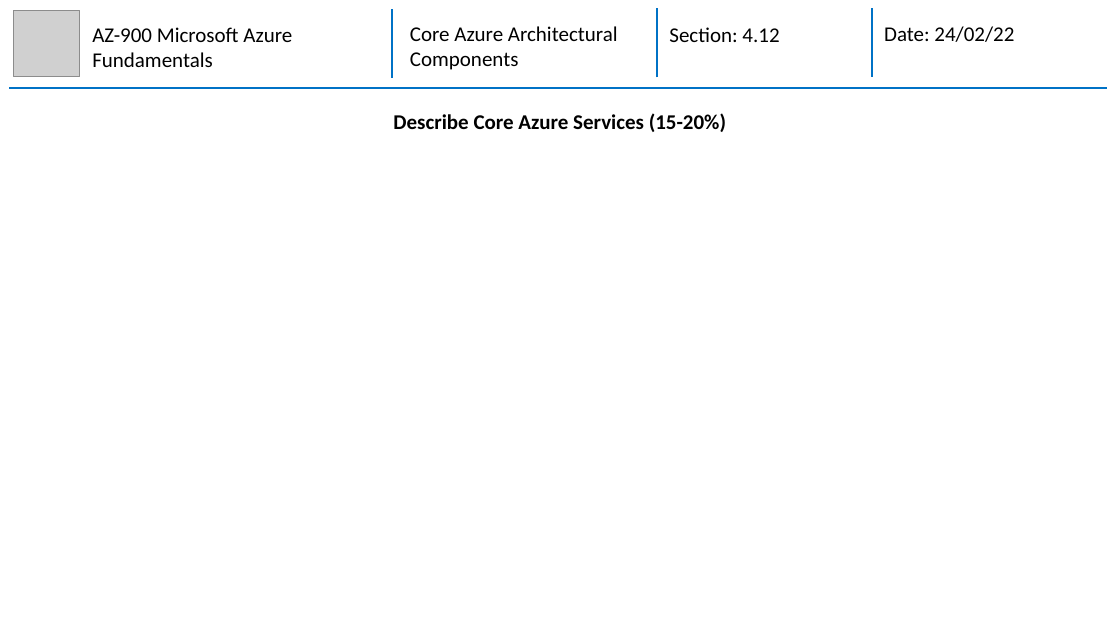
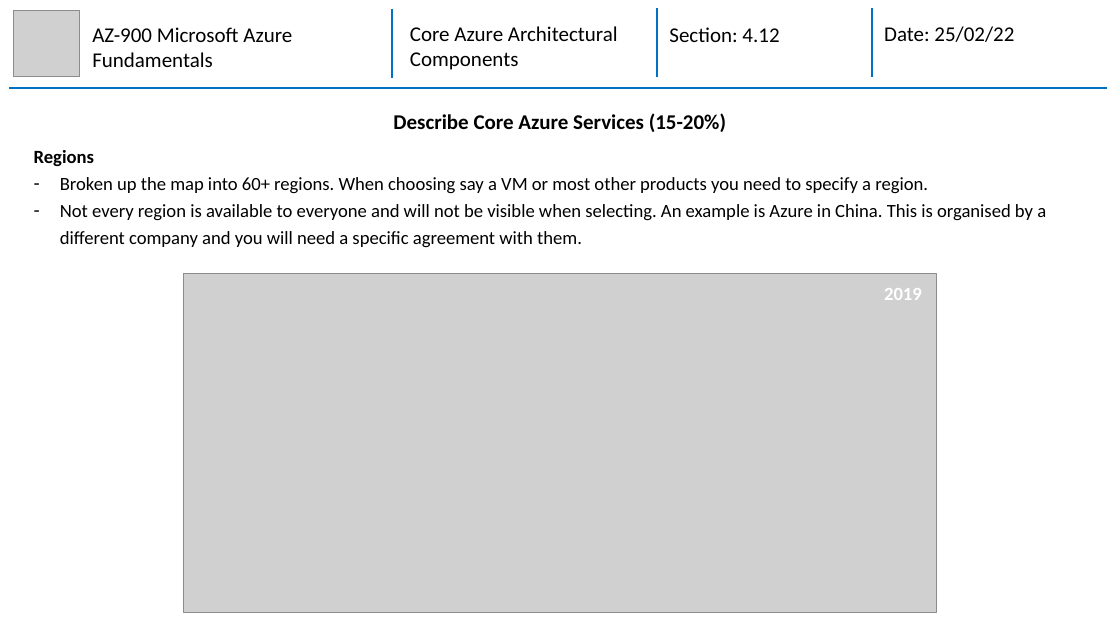
Before and after one commit to mhaythornthwaite/Testing_ML_Algorithms, a slide deck: slide 10 of Azure_AZ-900_Fundamentals/MJH_AZ-900_Azure_Fundamentals_Notes.pptx. Drawn at 1120x630 pixels with LibreOffice and Linux fonts; fonts in the diff are those of the drawing; grey boxes stand for pictures. Boxes give left, top, right and bottom in pixels: in the first picture for what was removed or moved away, otherwise in the second. Text is boxed around its words. In the diff, an @@ line names an element or a change of style, - is before the commit and + after.

Commit message:
Azure AZ-900 Section 4, 5, 6

```diff
--- a/Azure_AZ-900_Fundamentals/MJH_AZ-900_Azure_Fundamentals_Notes.pptx
+++ b/Azure_AZ-900_Fundamentals/MJH_AZ-900_Azure_Fundamentals_Notes.pptx
@@ text at (884, 26, 1014, 42): text changed @@
-Date: 24/02/22
+Date: 25/02/22
@@ text added at (34, 150, 1046, 247), 16 pt, text #000000 @@
+Regions
+– Broken up the map into 60+ regions. When choosing say a VM or most other products you need to specify a region.
+– Not every region is available to everyone and will not be visible when selecting. An example is Azure in China. This is organised by a different company and you will need a specific agreement with them.
@@ picture added at (184, 273, 937, 613) @@
@@ text added at (884, 288, 922, 300), 16 pt, text #FFFFFF, bold @@
+2019
```
Also in this commit, not shown: 14 slides added.
